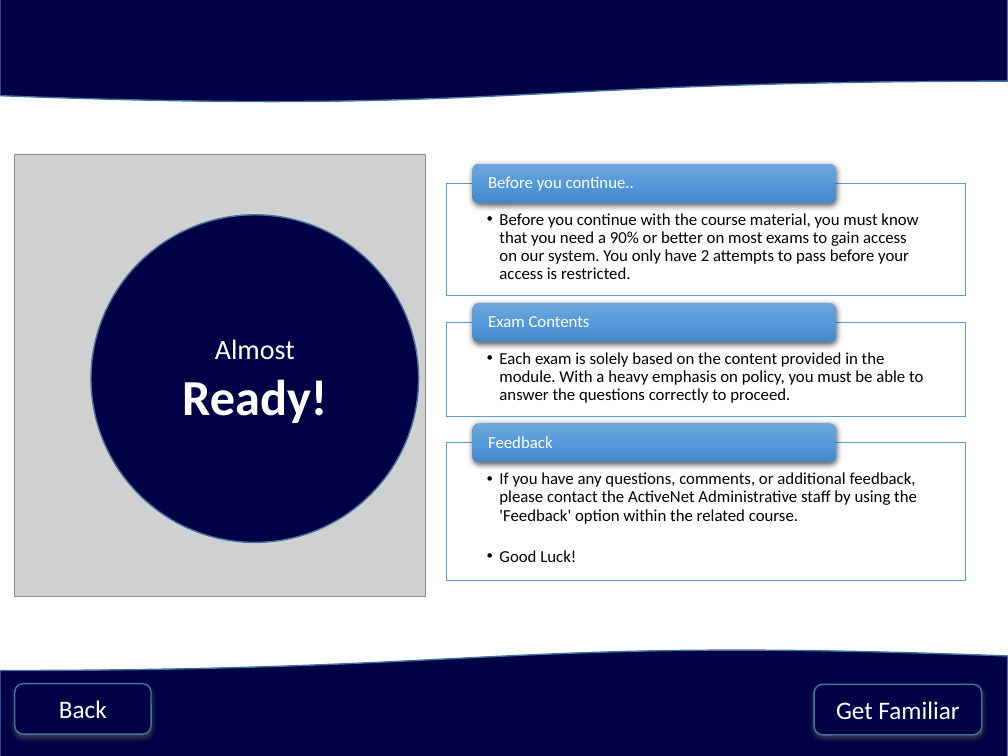
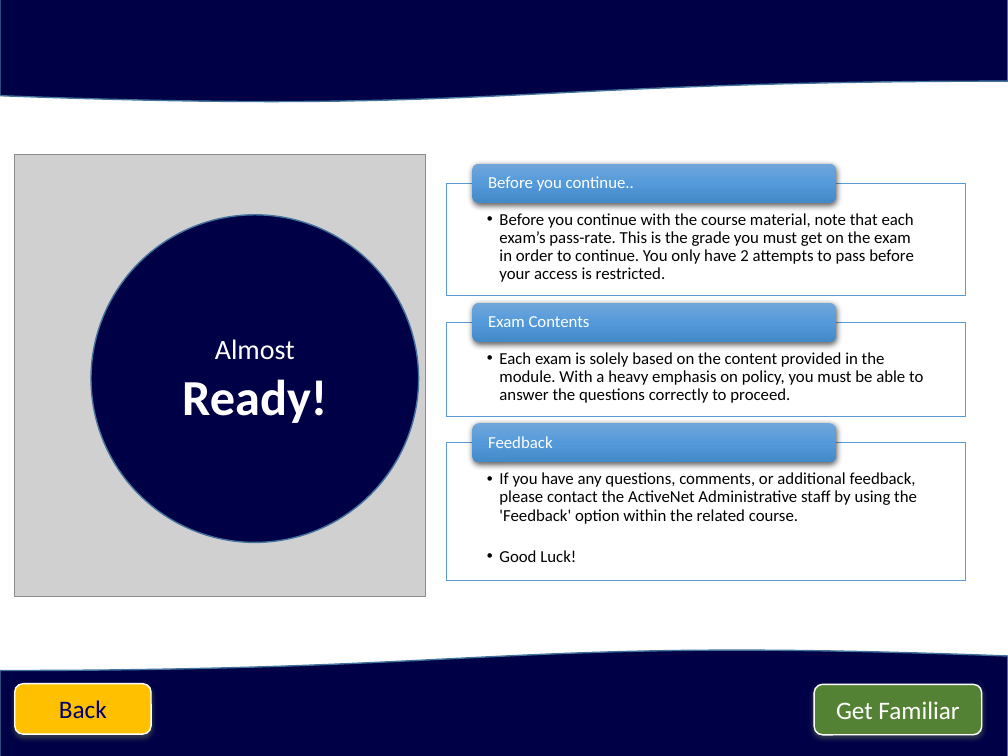
Before and after one commit to jstngoulet/ActiveNet_Trainer, a slide deck: slide 8 of ActiveNet Trainer/PowerPoint Creations/WelcomeToActiveNet.pptx. Drawn at 1008x756 pixels with LibreOffice and Linux fonts; fonts in the diff are those of the drawing; grey boxes stand for pictures. Boxes give left, top, right and bottom in pixels: in the first picture for what was removed or moved away, otherwise in the second. Text is boxed around its words. In the diff, an @@ line names an element or a change of style, - is before the commit and + after.

```diff
--- a/ActiveNet Trainer/PowerPoint Creations/WelcomeToActiveNet.pptx
+++ b/ActiveNet Trainer/PowerPoint Creations/WelcomeToActiveNet.pptx
@@ text at [499,213,914,282]: text changed @@
-  •• Before you continue with the course material, you must know that you need a 90% or better on most exams to gain access on our system. You only have 2 attempts to pass before your access is restricted.
+  •• Before you continue with the course material, note that each exam’s pass-rate. This is the grade you must get on the exam in order to continue. You only have 2 attempts to pass before your access is restricted.
@@ rounded rectangle "Back" at [15,683,151,734]: text colour #FFFFFF to #000066; fill #000046 to #FFC000; outline #43739E 1 pt to #FFFFFF 1 pt @@
@@ rounded rectangle "Get Familiar" at [814,684,982,735]: fill #000046 to #548235; outline #43739E 1 pt to #FFFFFF 1 pt @@
```
Also in this commit, not shown: 9 other slides changed.
